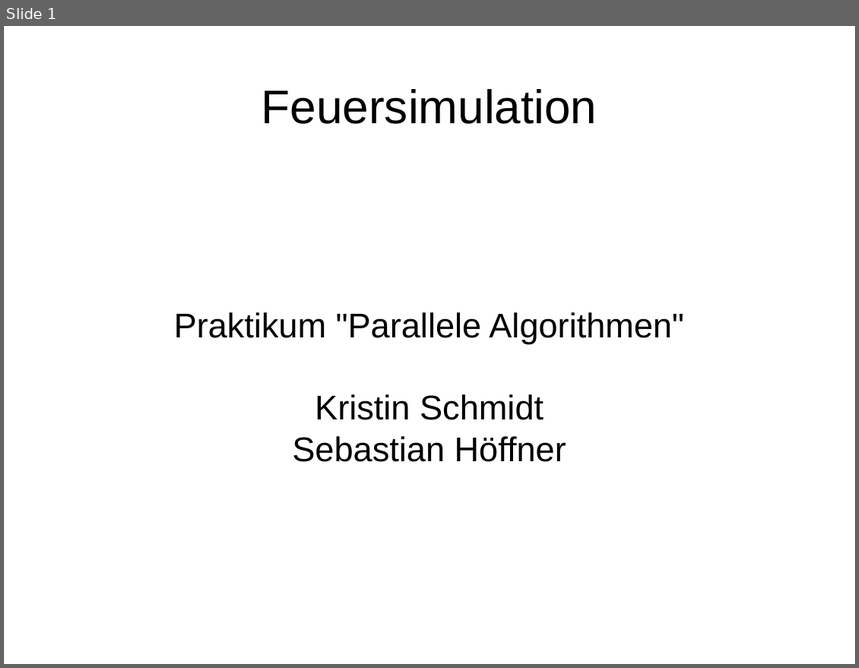
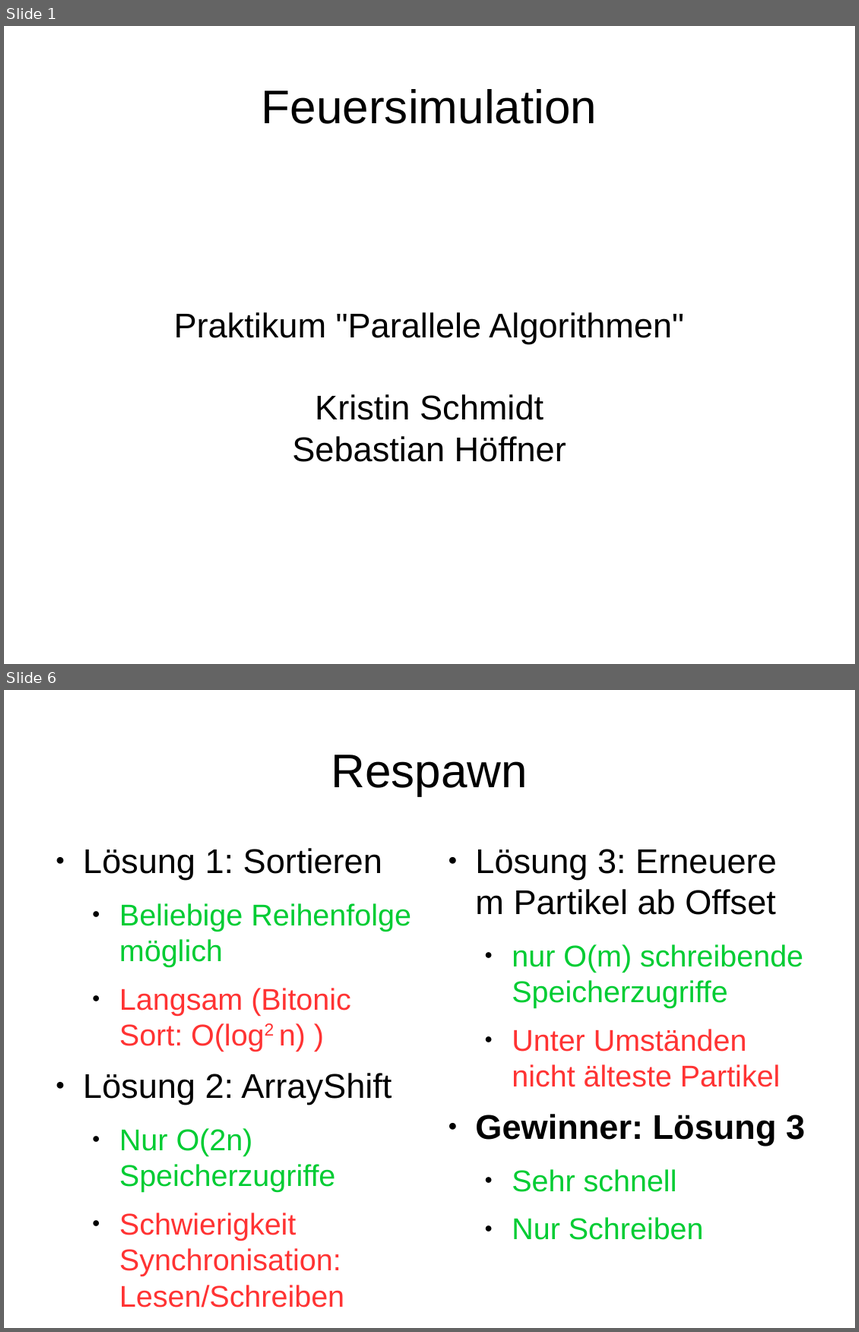
Before and after one commit to krschmidt1/PA-Praktikum, a slide deck: Screenshots/Präsentation.odp. Shown one above the other, each under a label of ours: slide 1 before the commit, slides 1 and 6 after it; the slides between them are not shown. The pictures are 859x668 and 859x1332 pixels, drawn with LibreOffice and Linux fonts; fonts in the diff are those of the drawing. Boxes give left, top, right and bottom in pixels: in the first picture for what was removed or moved away, otherwise in the second. Text is boxed around its words. In the diff, an @@ line names an element or a change of style, - is before the commit and + after.

```diff
--- a/Screenshots/Präsentation.odp
+++ b/Screenshots/Präsentation.odp
@@ slide 6 added at [4, 690, 855, 1328], background #FFFFFF @@
@@ title added at [331, 755, 528, 796], 44 pt, text #000000 @@
+Respawn
@@ text added at [83, 848, 411, 1308], 28 pt, text #FF3333 @@
+● Lösung 1: Sortieren
+  ● Beliebige Reihenfolge möglich
+  ● Langsam (Bitonic Sort: O(log2 n) )
+● Lösung 2: ArrayShift
+  ● Nur O(2n) Speicherzugriffe
+  ● Schwierigkeit Synchronisation: Lesen/Schreiben
@@ text added at [475, 849, 805, 1240], 28 pt, text #00CC33 @@
+● Lösung 3: Erneuere m Partikel ab Offset
+  ● nur O(m) schreibende Speicherzugriffe
+  ● Unter Umständen nicht älteste Partikel
+● Gewinner: Lösung 3
+  ● Sehr schnell
+  ● Nur Schreiben
```
Also in this commit, not shown: 5 slides changed, 3 other slides added, 1 slide removed, 7 other files.
